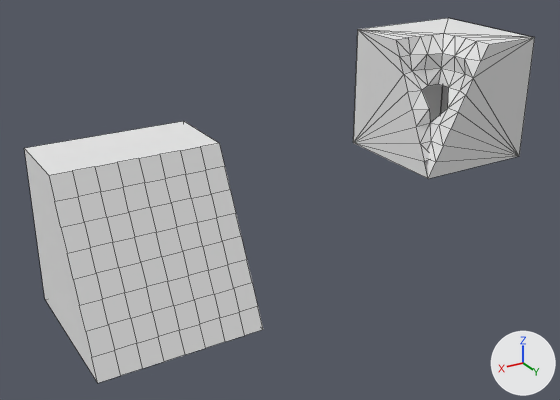
The Blender file raw_models/walls/wall.blend as it was, and as the next commit left it.
One viewpoint serves both versions: a camera (50 mm lens) standing at (4.41, 4.76, 2.25) and looking at (1.8, 0.41, 0.07). The lights are fixed; the arrows at lower right show +X, +Y and +Z. Mesh edges are drawn as thin lines.
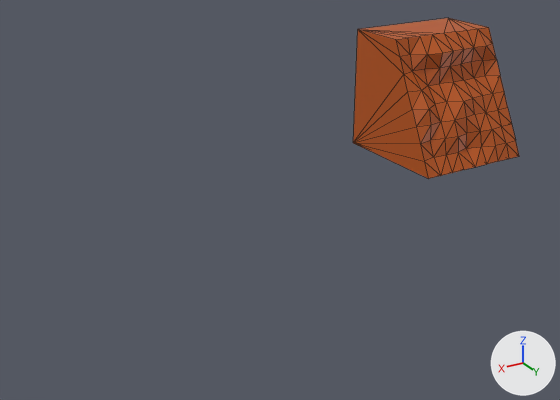
Location of each change, (x1, y1, x2, y2) in pixels of the pictures (560 x 400 px):
'Cube.001', reshaped (67% narrower, 56% shorter)
    before: (24, 18, 535, 383)
    after: (353, 18, 519, 179)
part 1 of me_cube_001, deleted
    before: (24, 121, 263, 383)
part 2 of me_cube_001, built on
    before: (363, 18, 535, 179)
    after: (363, 18, 519, 179)
part 3 of me_cube_001, recoloured (grey to brown)
    both: (353, 29, 442, 178)

The change in detail:
Picture 'wall.png' (img_wall_png) is new.
Material 'wall.png' (mat_wall_png) is new.
Its texture is img_wall_png.
me_cube_001 is used by ob_cube_001; location (0.0, 0.0, 0.0); rotation (1.571, 0.0, 0.0), in degrees (90, 0, 0).
me_cube_001 had 142 vertices, 157 faces, 6 loose edges and spanned x -0.5..3.5, y -0.24..1.0, z -1.38..0.5.
me_cube_001 now has 85 vertices, 166 faces and spans x -0.5..0.5, y 0.0..1.0, z -0.5..0.5.
me_cube_001 part 1: the loose piece of 85 vertices spanning x 2.5..3.5, y -0.24..0.76, z -1.38..-0.38 is deleted.
Part 2, on me_cube_001:
31 vertices are removed from x -0.5..0.5, y 0.0..1.0, z -0.5..0.5.
58 faces are deleted.
6 loose edges are deleted.
46 vertices are added at x -0.5..0.38, y 0.0..1.0, z -0.5..0.0.
8 new vertices lie (0.13, 0.0, 0.0) away from vertices in x -0.38..0.12, y 0.0..1.0, z -0.5..0.0.
5 new vertices lie (0.0, 0.13, 0.06) away from vertices in x -0.5..0.25, y 0.12..0.75, z -0.44..-0.12.
136 new faces join them.
me_cube_001 part 3: 30 faces spanning x 0.0..0.5, y 0.0..1.0, z -0.5..0.5 switch from mat_material_001 (white #e7e7e7) to mat_wall_png (picture img_wall_png).
